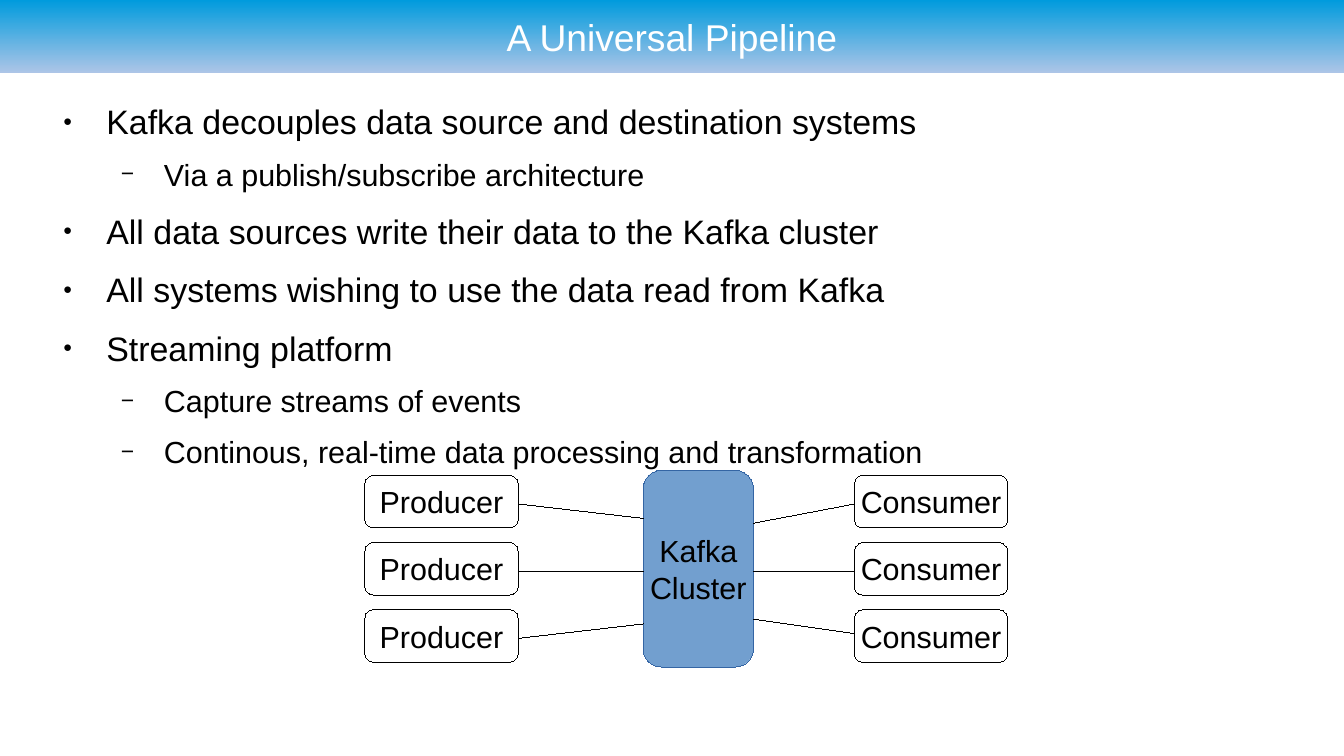
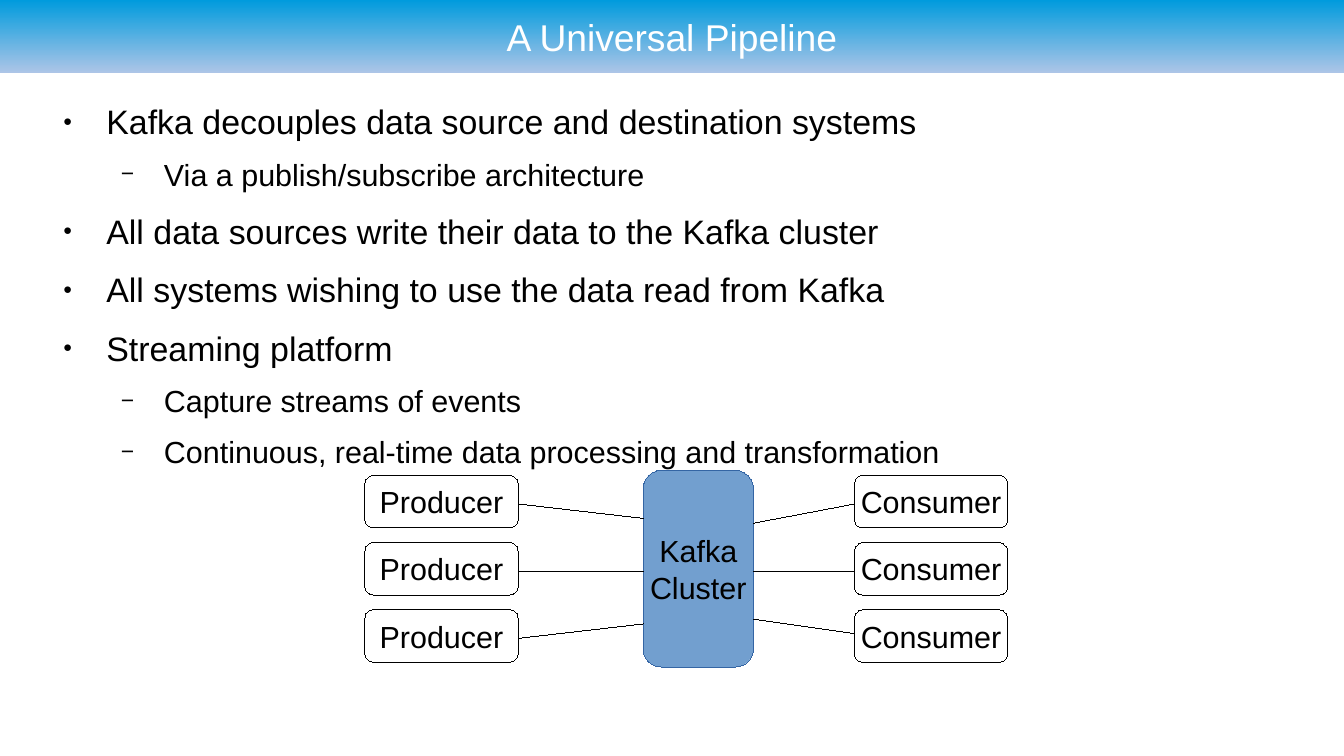
Before and after one commit to ryzlab/kafka-kompetensdag, a slide deck: slide 15 of doc/presentation.odp (slide 13 before the commit). Drawn at 1344x756 pixels with LibreOffice and Linux fonts; fonts in the diff are those of the drawing; background and template pictures are left out. Boxes give left, top, right and bottom in pixels: in the first picture for what was removed or moved away, otherwise in the second. Text is boxed around its words. In the diff, an @@ line names an element or a change of style, - is before the commit and + after.

```diff
--- a/doc/presentation.odp
+++ b/doc/presentation.odp
@@ text at [164,441,940,469]: text changed @@
-  − Continous, real-time data processing and transformation
+  − Continuous, real-time data processing and transformation
```
Also in this commit, not shown: 17 other slides changed, 2 slides added.
